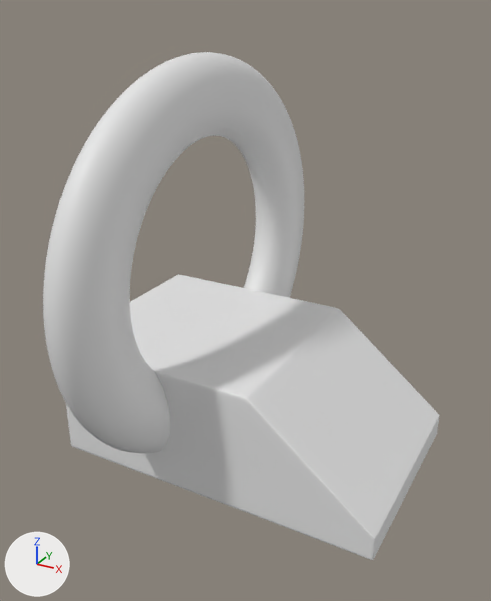
The Blender file Assets/Objects/1lvl/enemy portal.blend: old version first, new version second.
Before and after are seen from a 50 mm camera at (6.4, -10.21, 8.15) aimed at (1.06, -0.5, 3.3). Arrows for +X, +Y and +Z are at lower left; the lights stay in place.

The first picture shows 'Куб'.
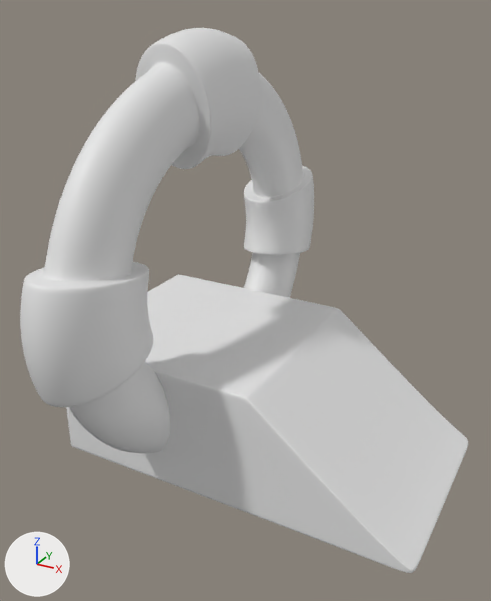
What differs and where, as boxes [x1, y1, x2, y2] in the pictures (491 x 601 px; the box of a moved part takes in the faces that stretch with it):
'Куб', reshaped (13% wider, 7% taller): before [43, 52, 440, 560]; after [20, 28, 468, 573]
part 1 of me_куб, built on: before [254, 178, 304, 251]; after [244, 166, 314, 255]
part 2 of me_куб, built on: before [158, 52, 249, 145]; after [135, 28, 260, 169]
part 3 of me_куб, built on: before [43, 274, 136, 397]; after [20, 262, 153, 407]
part 4 of me_куб, moved or reshaped: before [350, 398, 440, 560]; after [357, 402, 468, 573]

What the commit changed:
me_куб is used by ob_куб; location (0.0, 0.0, 0.0); rotation (1.571, 0.0, 0.0), in degrees (90, 0, 0).
me_куб had 668 vertices, 666 faces and spanned x -2.1..4.19, y 0.02..7.42, z -4.07..4.07.
me_куб now has 884 vertices, 882 faces and spans x -2.1..4.85, y 0.02..7.82, z -4.42..4.48.
me_куб part 1: 24 vertices moved from x -0.6..0.4, y 3.27..4.23, z -4.04..-2.42 to x -0.63..0.42, y 2.8..4.7, z -3.97..-2.32; 12 vertices removed from x -0.6..0.4, y 3.75, z -4.07..-2.44; 84 vertices added at x -0.8..0.6, y 2.8..4.7, z -4.42..-2.02.
me_куб part 2: 24 vertices moved from x -0.6..0.4, y 5.93..7.39, z -0.53..0.53 to x -0.63..0.43, y 5.83..7.33, z -1.05..1.05; 12 vertices removed from x -0.6..0.4, y 5.95..7.42, z 0.0; 84 vertices added at x -0.86..0.66, y 5.48..7.82, z -1.05..1.05.
me_куб part 3: 24 vertices moved from x -0.6..0.4, y 3.27..4.23, z 2.42..4.04 to x -0.63..0.42, y 2.8..4.7, z 2.32..3.97; 12 vertices removed from x -0.6..0.4, y 3.75, z 2.44..4.07; 84 vertices added at x -0.84..0.63, y 2.8..4.7, z 1.97..4.48.
me_куб part 4: 16 vertices moved from x 4.19, y 0.02..0.46, z -2.0..2.0 to x 4.85, y 0.02..0.06, z -2.0..2.0.
